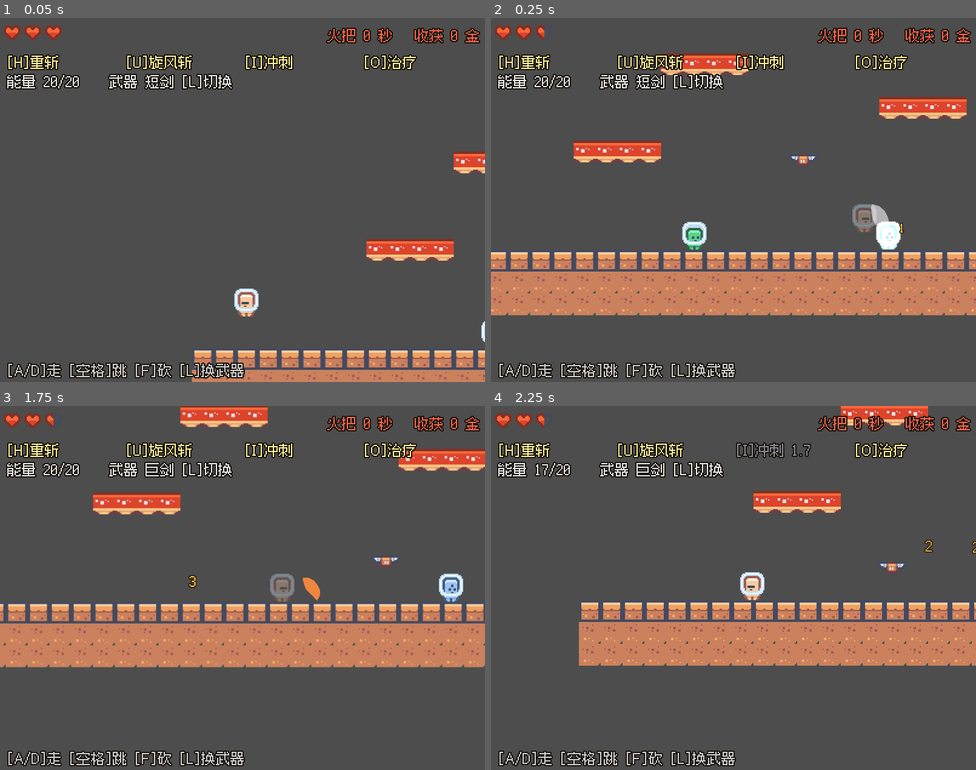
Above: before the commit, frames 1-4 (two rows, left to right).
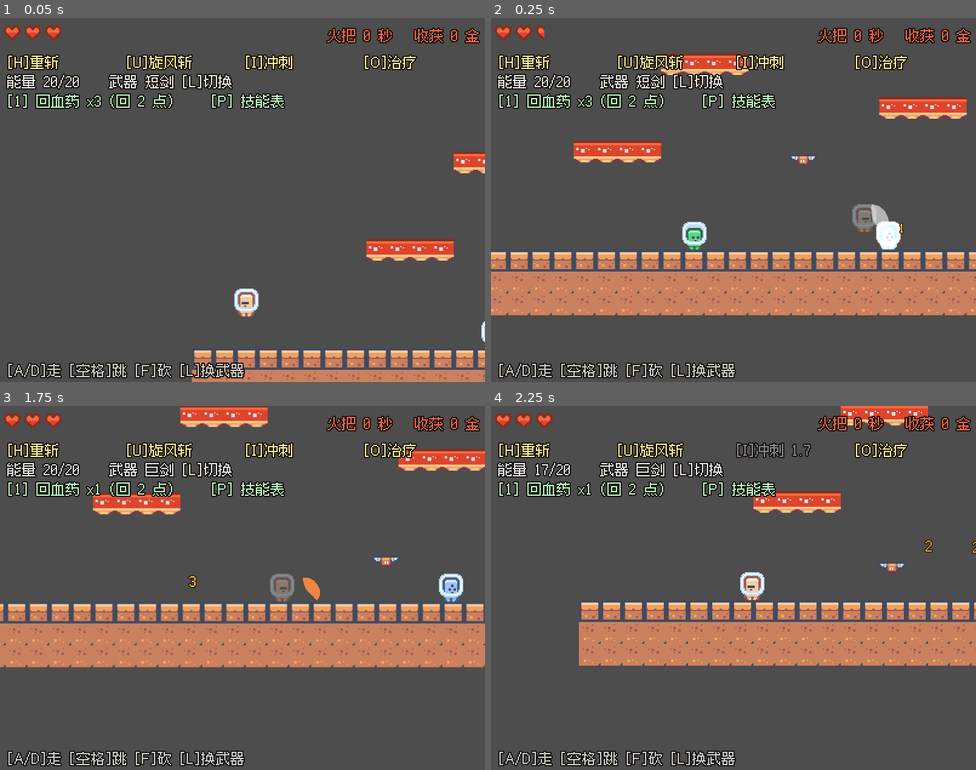
Above: after the commit, the same moments.

Repository: 01821/farm-fight-game
Game: Godot game, scene res://Tests/test_mine_skill.tscn
The game is run twice, just before and just after one commit, with the same random seed, the same clock (stepped at 60 frames per second) and the same inputs. This scene is started directly instead of the project's main scene. Sound files missing from this copy of the repository are replaced by a short silence.
Inputs:
- Up to frame 1 (0.05 s): no input
- Up to frame 2 (0.25 s): no input
- Up to frame 3 (1.75 s): hold 1 (seed_1) 0.53-1.28 s; hold D (right) from 0.53 s (still down); tap Space (jump) at 0.77, 1.52 s; tap Q (cycle_item) at 1.35 s; tap 1 (seed_1) at 1.55 s
- Up to frame 4 (2.25 s): release D (right) at 2.03 s; hold A (left) from 2.03 s (still down); hold 1 (seed_1) from 2.03 s (still down)

The runs differ from the first frame. In frame 1, 1.4% of the frame differs, in the area x 1-59%, y 20-25%; in frame 2, 1.4%; in frame 3, 1.5%, in the area x 1-59%, y 2-25%; in frame 4, 1.5%.

Commit message:
feat(mine): 阶段 D2 —— 1 回血药 + P 技能表
  1 回血药：开局带 3 瓶，每瓶回 2 点血，回血不超上限，满血时喝会被拒（不浪费）。
    和技能是**分开的两套资源** —— 技能吃能量，药吃瓶数。
  P 技能表：预建面板，列出 4 个技能的按键 / 消耗 / 冷却 / 说明。

关于「只在矿洞内生效」：item_1..3 和农场的 seed_1..5 共用按键但**动作名不同**，
矿洞脚本只监听 item_*，农场脚本只监听 seed_*，所以天然不会互相误触发。
这比"运行时判断当前在哪个模式"更稳，也不需要在两套代码之间传状态。

test_mine_skill 从 46 项扩到 65 项，新增覆盖：
  药瓶初始数量 / 满血拒喝且不消耗 / 掉血后回 2 点 / 不会超过上限 / 没药了喝不了
  P 表初始收起、打开后面板可见、正文含 4 个技能名+按键+说明、再按收起
  HUD 显示药瓶数

全量回归连跑两遍：526 项断言，零失败。

Diff:
--- a/Scenes/Mine/mine_hud.tscn
+++ b/Scenes/Mine/mine_hud.tscn
@@ -103,6 +103,48 @@
 theme_override_font_sizes/font_size = 12
 horizontal_alignment = 2
 
+[node name="PotionLabel" type="Label" parent="."]
+offset_left = 6.0
+offset_top = 60.0
+offset_right = 396.0
+offset_bottom = 78.0
+theme_override_colors/font_color = Color(0.75, 1, 0.8, 1)
+theme_override_colors/font_outline_color = Color(0.1, 0.08, 0.05, 1)
+theme_override_constants/outline_size = 4
+theme_override_font_sizes/font_size = 12
+
+; P 键技能表：整块都是预建的，脚本只切可见性和文本
+[node name="SkillListBackdrop" type="ColorRect" parent="."]
+visible = false
+offset_left = 24.0
+offset_top = 92.0
+offset_right = 376.0
+offset_bottom = 216.0
+color = Color(0.05, 0.05, 0.08, 0.92)
+
+[node name="SkillListTitle" type="Label" parent="."]
+visible = false
+offset_left = 32.0
+offset_top = 98.0
+offset_right = 368.0
+offset_bottom = 118.0
+theme_override_colors/font_color = Color(1, 0.95, 0.6, 1)
+theme_override_colors/font_outline_color = Color(0.1, 0.08, 0.05, 1)
+theme_override_constants/outline_size = 4
+theme_override_font_sizes/font_size = 12
+horizontal_alignment = 1
+
+[node name="SkillListBody" type="Label" parent="."]
+visible = false
+offset_left = 32.0
+offset_top = 122.0
+offset_right = 368.0
+offset_bottom = 212.0
+theme_override_colors/font_color = Color(1, 1, 1, 0.92)
+theme_override_colors/font_outline_color = Color(0.1, 0.08, 0.05, 1)
+theme_override_constants/outline_size = 4
+theme_override_font_sizes/font_size = 12
+
 [node name="HintLabel" type="Label" parent="."]
 offset_left = 6.0
 offset_top = 282.0
--- a/Scripts/Mine/mine_hud.gd
+++ b/Scripts/Mine/mine_hud.gd
@@ -18,6 +18,10 @@
 @onready var hearts_root: Node2D = $Hearts
 @onready var status_label: Label = $StatusLabel
 @onready var torch_label: Label = $TorchLabel
+@onready var potion_label: Label = $PotionLabel
+@onready var skill_list_backdrop: ColorRect = $SkillListBackdrop
+@onready var skill_list_title: Label = $SkillListTitle
+@onready var skill_list_body: Label = $SkillListBody
 @onready var hint: Label = $HintLabel
 
 var _player: MinePlayer
@@ -54,6 +58,7 @@
 	_refresh_hearts(_player.hp, _player.MAX_HP)
 	_refresh_skills()
 	_refresh_status()
+	_refresh_skill_list()
 
 ## 按当前血量刷新每一颗心：满 / 半 / 空。**一颗心 = 2 点血。**
 func _refresh_hearts(hp: int, max_hp: int) -> void:
@@ -107,6 +112,32 @@
 		torch_label.add_theme_color_override("font_color", Color(1, 0.4, 0.3))
 	else:
 		torch_label.add_theme_color_override("font_color", Color(1, 0.86, 0.5))
+	# 消耗品（和技能是分开的两套资源）
+	potion_label.text = "[1] 回血药 x%d（回 %d 点）    [P] 技能表" % [_player.potions, MinePlayer.POTION_HEAL]
+	if _player.potions <= 0:
+		potion_label.add_theme_color_override("font_color", Color(0.7, 0.7, 0.7))
+	else:
+		potion_label.add_theme_color_override("font_color", Color(0.75, 1, 0.8))
+
+## P 键技能表：列出每个技能的按键、消耗、冷却和说明
+func _refresh_skill_list() -> void:
+	var open: bool = _player.skill_list_open
+	skill_list_backdrop.visible = open
+	skill_list_title.visible = open
+	skill_list_body.visible = open
+	if not open:
+		return
+	skill_list_title.text = "技能表（按 P 收起）"
+	var lines: PackedStringArray = PackedStringArray()
+	for i in range(MineCombatData.skill_count()):
+		lines.append("[%s] %s   消耗%d  冷却%ds" % [
+			String(MineCombatData.skill_field(i, "key", "?")),
+			MineCombatData.skill_name(i),
+			int(MineCombatData.skill_field(i, "cost", 0)),
+			int(MineCombatData.skill_field(i, "cooldown", 0)),
+		])
+		lines.append("      " + MineCombatData.skill_desc(i))
+	skill_list_body.text = "\n".join(lines)
 
 func set_hint(text: String) -> void:
 	hint.text = text
--- a/Scripts/Mine/mine_player.gd
+++ b/Scripts/Mine/mine_player.gd
@@ -43,6 +43,11 @@
 const DASH_DAMAGE: int = 1
 const DASH_KNOCK: float = 90.0
 
+## 消耗品：回血药。开局带 3 瓶，每瓶回 2 点血。
+## 和技能是**两套分开的资源**（参考游戏里技能是 H U I O、物品是 1/2/3）。
+const POTION_START: int = 3
+const POTION_HEAL: int = 2
+
 ## 飘字场景，在场景文件里预先接好，不在代码里 load
 @export var damage_number_scene: PackedScene
 
@@ -50,6 +55,10 @@
 var hp: int = MAX_HP
 var weapon_id: int = 0
 var energy: float = float(MineCombatData.ENERGY_MAX)
+## 回血药数量（这趟带进来的）
+var potions: int = POTION_START
+## P 键技能表开着没有
+var skill_list_open: bool = false
 ## 每个技能的剩余冷却
 var skill_cd: Array[float] = [0.0, 0.0, 0.0, 0.0]
 
@@ -113,6 +122,11 @@
 		switch_weapon()
 	if Input.is_action_just_pressed("use_item"):
 		attack()
+	if Input.is_action_just_pressed("skill_list"):
+		skill_list_open = not skill_list_open
+		print("[矿洞] 技能表 ", "打开" if skill_list_open else "收起")
+	if Input.is_action_just_pressed("item_1"):
+		use_potion()
 	for i in range(MineCombatData.skill_count()):
 		if Input.is_action_just_pressed("skill_%d" % (i + 1)):
 			cast_skill(i)
@@ -213,6 +227,27 @@
 
 func can_attack() -> bool:
 	return _attack_cd <= 0.0
+
+# --- 消耗品 ---
+
+## 喝一瓶回血药。返回有没有喝成（没药 / 满血 都会返回 false）。
+## 注意和技能是分开的两套资源：技能吃能量，药物吃瓶数。
+func use_potion() -> bool:
+	if potions <= 0:
+		print("[矿洞] 没药了")
+		return false
+	if hp >= MAX_HP:
+		print("[矿洞] 血是满的，留着吧")
+		return false
+	potions -= 1
+	var before: int = hp
+	hp = mini(hp + POTION_HEAL, MAX_HP)
+	Sfx.play("buy")
+	print("[矿洞] 喝药回 ", hp - before, " 点（", before, " -> ", hp, "），还剩 ", potions, " 瓶")
+	return true
+
+func can_use_potion() -> bool:
+	return potions > 0 and hp < MAX_HP
 
 # --- 技能 ---
 
--- a/Tests/test_mine_skill.gd
+++ b/Tests/test_mine_skill.gd
@@ -191,6 +191,60 @@
 	_player.cast_skill(3)
 	_check("治疗不会超过上限", _player.hp == MinePlayer.MAX_HP)
 
+	print("--- 消耗品：回血药（和技能是分开的两套资源） ---")
+	_reset_skills()
+	_player.potions = MinePlayer.POTION_START
+	_player.hp = MinePlayer.MAX_HP
+	_check("开局带 3 瓶药", _player.potions == 3)
+	_check("满血时不该喝", _player.can_use_potion() == false)
+	_check("满血时喝药被拒", _player.use_potion() == false)
+	_check("被拒时不消耗药", _player.potions == 3)
+
+	_player.hp = 2
+	_check("掉血后可以喝", _player.can_use_potion())
+	_check("喝药成功", _player.use_potion() == true)
+	print("  INFO 喝完血量 = ", _player.hp, "，剩 ", _player.potions, " 瓶")
+	_check("回 2 点血", _player.hp == 4)
+	_check("药少一瓶", _player.potions == 2)
+
+	_player.hp = MinePlayer.MAX_HP - 1
+	_player.use_potion()
+	_check("回血不会超过上限", _player.hp == MinePlayer.MAX_HP)
+
+	_player.potions = 0
+	_player.hp = 1
+	_check("没药了就喝不了", _player.use_potion() == false)
+	_check("没药时 can_use_potion 也是 false", _player.can_use_potion() == false)
+
+	print("--- P 技能表 ---")
+	var hud2 := _level.get_node("MineHud") as MineHud
+	var backdrop := _level.get_node("MineHud/SkillListBackdrop") as ColorRect
+	var body := _level.get_node("MineHud/SkillListBody") as Label
+	_check("技能表初始是收起的", _player.skill_list_open == false)
+	await _step(3)
+	_check("收起时面板隐藏", backdrop.visible == false)
+
+	_player.skill_list_open = true
+	await _step(3)
+	_check("打开后面板显示", backdrop.visible == true)
+	print("  INFO 技能表正文：")
+	for ln in body.text.split("\n"):
+		print("        ", ln)
+	_check("表里列出 4 个技能的名字",
+		("重斩" in body.text) and ("旋风斩" in body.text) and ("冲刺" in body.text) and ("治疗" in body.text))
+	_check("表里带按键提示", "H" in body.text and "U" in body.text and "I" in body.text and "O" in body.text)
+	_check("表里带说明文字", "伤害" in body.text or "回复" in body.text or "突进" in body.text)
+
+	_player.skill_list_open = false
+	await _step(3)
+	_check("再按一次收起", backdrop.visible == false)
+
+	var potion_label := _level.get_node("MineHud/PotionLabel") as Label
+	_player.potions = 2
+	await _step(3)
+	print("  INFO ", potion_label.text)
+	_check("HUD 显示药瓶数", "2" in potion_label.text and "回血药" in potion_label.text)
+
 	print("--- HUD 技能栏 ---")
 	var hud := _level.get_node("MineHud") as MineHud
 	var labels := hud.skill_labels()
--- a/project.godot
+++ b/project.godot
@@ -48,6 +48,26 @@
 ; 矿洞专用动作。刻意和农场的 seed_1..5（1~5 选作物）**错开键位** ——
 ; 两套动作在同一个 InputMap 里，共用键位会在矿洞里误触发"选作物"。
 ; 技能键照抄参考游戏《勇士的信仰》的 H U I O。
+; 消耗品 1/2/3。和农场的 seed_1..5 共用按键，但**只有矿洞脚本会监听 item_*，
+; 农场脚本只监听 seed_*** —— 所以天然就是"只在矿洞内生效"，不会误触发选作物。
+item_1={
+"deadzone": 0.2,
+"events": [Object(InputEventKey,"resource_local_to_scene":false,"resource_name":"","device":-1,"window_id":0,"alt_pressed":false,"shift_pressed":false,"ctrl_pressed":false,"meta_pressed":false,"pressed":false,"keycode":0,"physical_keycode":49,"key_label":0,"unicode":49,"location":0,"echo":false,"script":null)
+]
+}
+
+item_2={
+"deadzone": 0.2,
+"events": [Object(InputEventKey,"resource_local_to_scene":false,"resource_name":"","device":-1,"window_id":0,"alt_pressed":false,"shift_pressed":false,"ctrl_pressed":false,"meta_pressed":false,"pressed":false,"keycode":0,"physical_keycode":50,"key_label":0,"unicode":50,"location":0,"echo":false,"script":null)
+]
+}
+
+item_3={
+"deadzone": 0.2,
+"events": [Object(InputEventKey,"resource_local_to_scene":false,"resource_name":"","device":-1,"window_id":0,"alt_pressed":false,"shift_pressed":false,"ctrl_pressed":false,"meta_pressed":false,"pressed":false,"keycode":0,"physical_keycode":51,"key_label":0,"unicode":51,"location":0,"echo":false,"script":null)
+]
+}
+
 skill_1={
 "deadzone": 0.2,
 "events": [Object(InputEventKey,"resource_local_to_scene":false,"resource_name":"","device":-1,"window_id":0,"alt_press …(192 unchanged characters)…
Not shown, changed: PROJECT_NOTES.md
